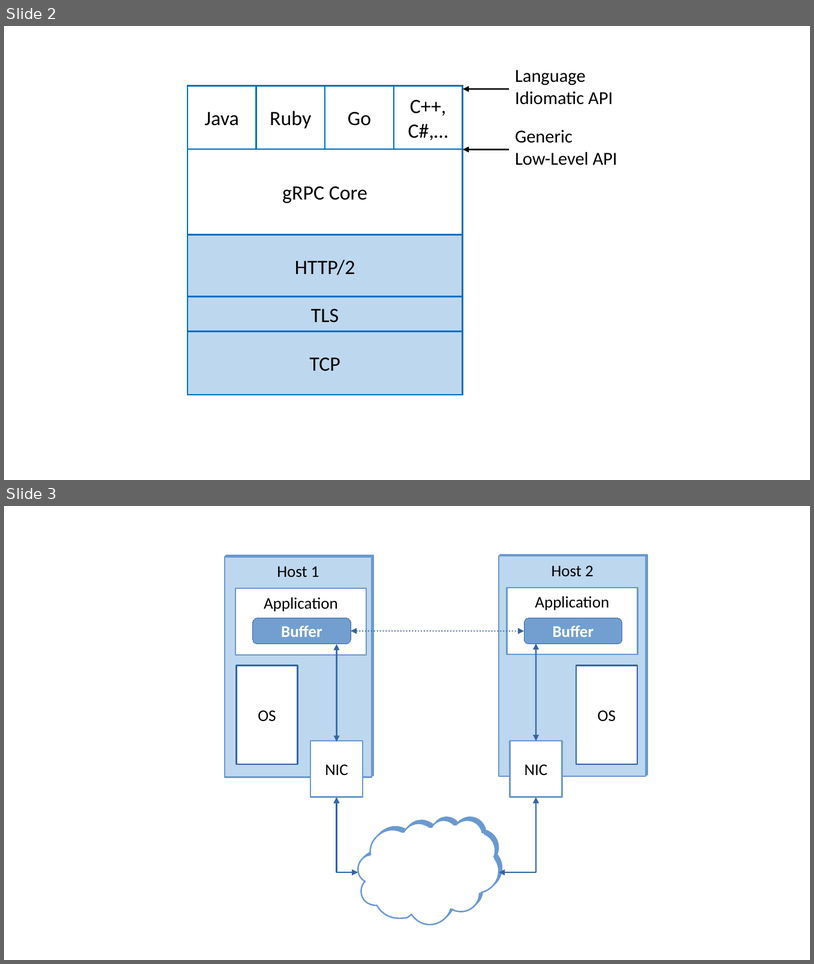
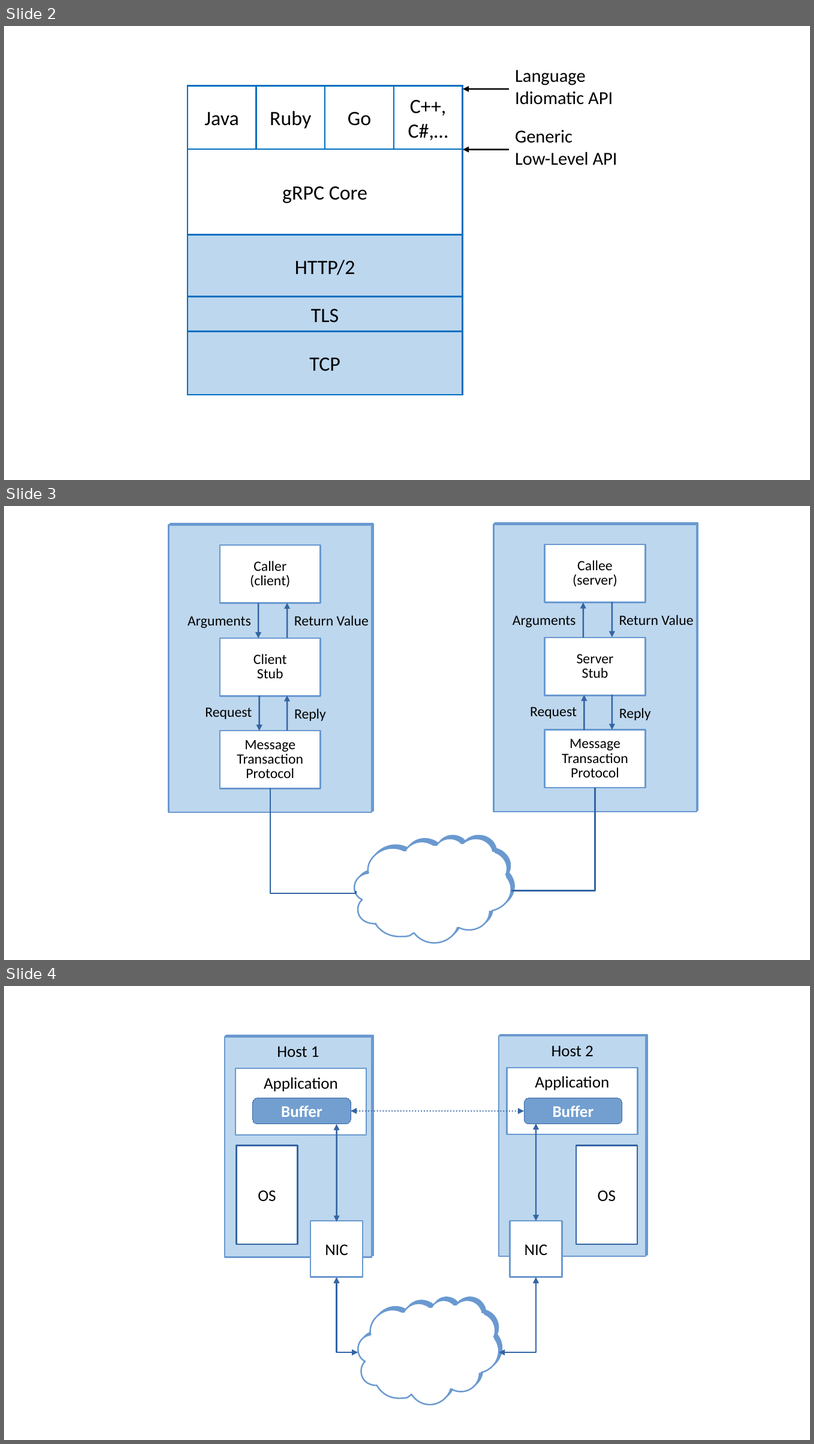
Before and after one commit to SystemsApproach/7E, a slide deck: message/figures/message.odp. Shown one above the other, each under a label of ours: slides 2 and 3 before the commit, slides 2, 3 and 4 after it. The pictures are 814x964 and 814x1444 pixels, drawn with LibreOffice and Linux fonts; fonts in the diff are those of the drawing. Boxes give left, top, right and bottom in pixels: in the first picture for what was removed or moved away, otherwise in the second. Text is boxed around its words. In the diff, an @@ line names an element or a change of style, - is before the commit and + after.

```diff
--- a/message/figures/message.odp
+++ b/message/figures/message.odp
@@ slide 3 added at box(4, 506, 810, 960), background #FFFFFF @@
@@ rectangle added at box(168, 525, 372, 812), fill #BDD7EE, outline #6A99D0 1.45 pt @@
@@ rectangle added at box(494, 524, 698, 811), fill #BDD7EE, outline #6A99D0 1.45 pt @@
@@ rectangle added at box(220, 546, 321, 603), fill #FFFFFF, outline #6A99D0 1.45 pt, 14 pt, text #000000 @@
+Caller
+(client)
@@ rectangle added at box(546, 545, 647, 603), fill #FFFFFF, outline #6A99D0 1.45 pt, 14 pt, text #000000 @@
+Callee
+(server)
@@ arrow added from (258, 603) to (258, 639), #3465A4 1.45 pt @@
@@ arrow added from (287, 638) to (287, 603), #3465A4 1.45 pt @@
@@ arrow added from (584, 638) to (584, 603), #3465A4 1.45 pt @@
@@ arrow added from (613, 602) to (613, 637), #3465A4 1.45 pt @@
@@ text added at box(188, 616, 251, 628), 14 pt, text #000000 @@
+Arguments
@@ text added at box(294, 615, 369, 625), 14 pt, text #000000 @@
+Return Value
@@ text added at box(513, 615, 576, 627), 14 pt, text #000000 @@
+Arguments
@@ text added at box(620, 615, 693, 625), 14 pt, text #000000 @@
+Return Value
@@ rectangle added at box(220, 639, 321, 696), fill #FFFFFF, outline #6A99D0 1.45 pt, 14 pt, text #000000 @@
+Client
+Stub
@@ rectangle added at box(546, 638, 647, 696), fill #FFFFFF, outline #6A99D0 1.45 pt, 14 pt, text #000000 @@
+Server
+Stub
@@ arrow added from (260, 696) to (260, 730), #3465A4 1.45 pt @@
@@ arrow added from (287, 730) to (287, 696), #3465A4 1.45 pt @@
@@ arrow added from (584, 730) to (584, 695), #3465A4 1.45 pt @@
@@ arrow added from (613, 695) to (613, 730), #3465A4 1.45 pt @@
@@ text added at box(205, 707, 252, 719), 14 pt, text #000000 @@
+Request
@@ text added at box(294, 708, 326, 721), 14 pt, text #000000 @@
+Reply
@@ text added at box(530, 706, 577, 718), 14 pt, text #000000 @@
+Request
@@ text added at box(620, 708, 651, 720), 14 pt, text #000000 @@
+Reply
@@ rectangle added at box(220, 730, 321, 789), fill #FFFFFF, outline #6A99D0 1.45 pt, 14 pt, text #000000 @@
+Message
+Transaction
+Protocol
@@ rectangle added at box(546, 730, 647, 788), fill #FFFFFF, outline #6A99D0 1.45 pt, 14 pt, text #000000 @@
+Message
+Transaction
+Protocol
@@ elbow line added from (270, 789) to (356, 890), #3465A4 1.45 pt @@
@@ elbow line added from (595, 788) to (512, 891), #3465A4 1.45 pt @@
@@ group added at box(354, 838, 512, 943): 11 rectangles, 1 freeform shape @@
@@ what was slide 3 is now slide 4 @@
```
Also in this commit, not shown: 4 other files.
